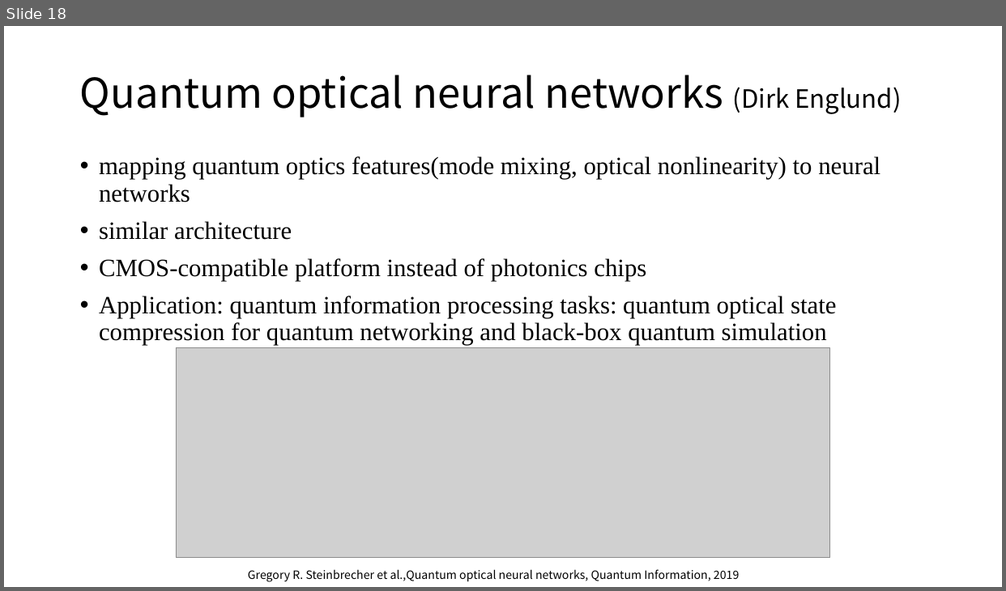
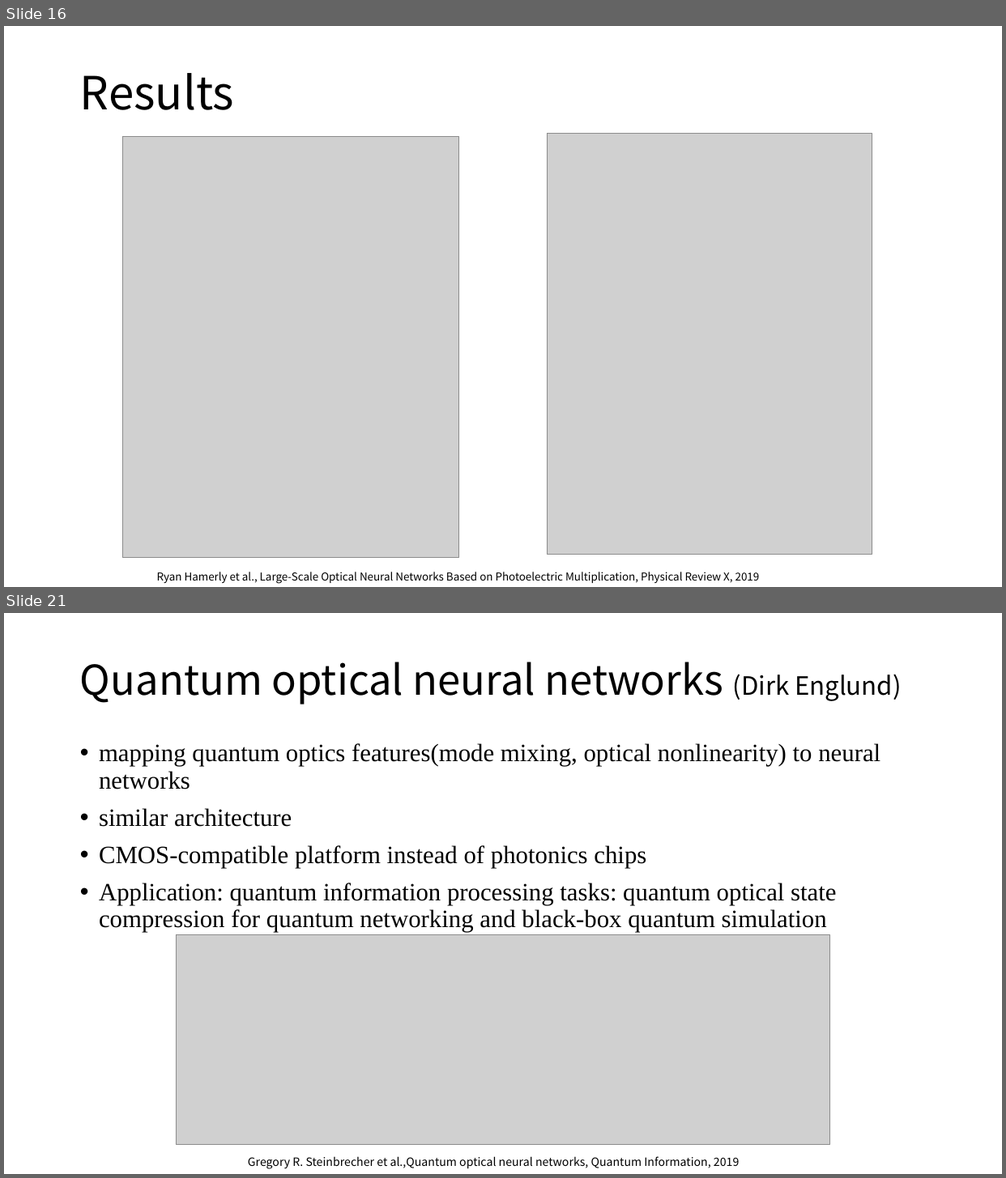
Before and after one commit to lucaschang95/DiscussionWithLin, a slide deck: 20190918 - 光芯片深度学习调研.pptx. Shown one above the other, each under a label of ours: slide 18 before the commit, slides 16 and 21 after it; the slides between them are not shown. The pictures are 1006x591 and 1006x1178 pixels, drawn with LibreOffice and Linux fonts; fonts in the diff are those of the drawing; grey boxes stand for pictures. Boxes give left, top, right and bottom in pixels: in the first picture for what was removed or moved away, otherwise in the second. Text is boxed around its words. In the diff, an @@ line names an element or a change of style, - is before the commit and + after.

```diff
--- a/20190918 - 光芯片深度学习调研.pptx
+++ b/20190918 - 光芯片深度学习调研.pptx
@@ slide 16 added at bbox=[4, 26, 1002, 587], background #FFFFFF @@
@@ title added at bbox=[80, 73, 234, 110], 44 pt, text #000000 @@
+Results
@@ picture added at bbox=[123, 136, 458, 557] @@
@@ picture added at bbox=[548, 133, 872, 555] @@
@@ text added at bbox=[157, 572, 760, 584], 10.5 pt, text #000000 @@
+Ryan Hamerly et al., Large-Scale Optical Neural Networks Based on Photoelectric Multiplication, Physical Review X, 2019
@@ what was slide 18 is now slide 21 @@
```
Also in this commit, not shown: 11 slides changed, 1 other slide added, 3 slides removed.
